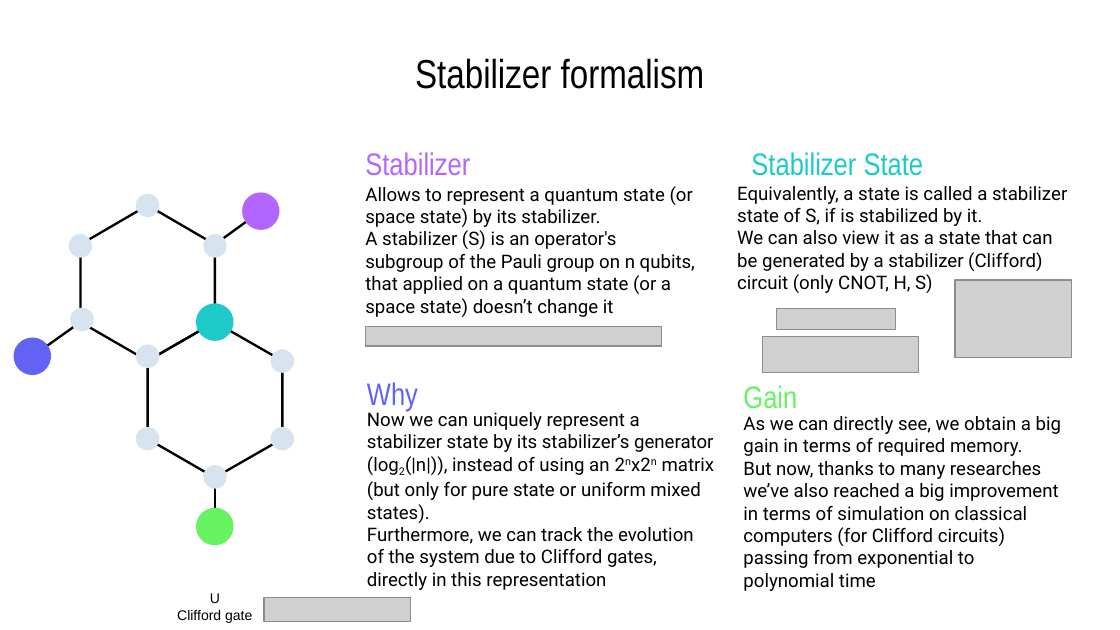
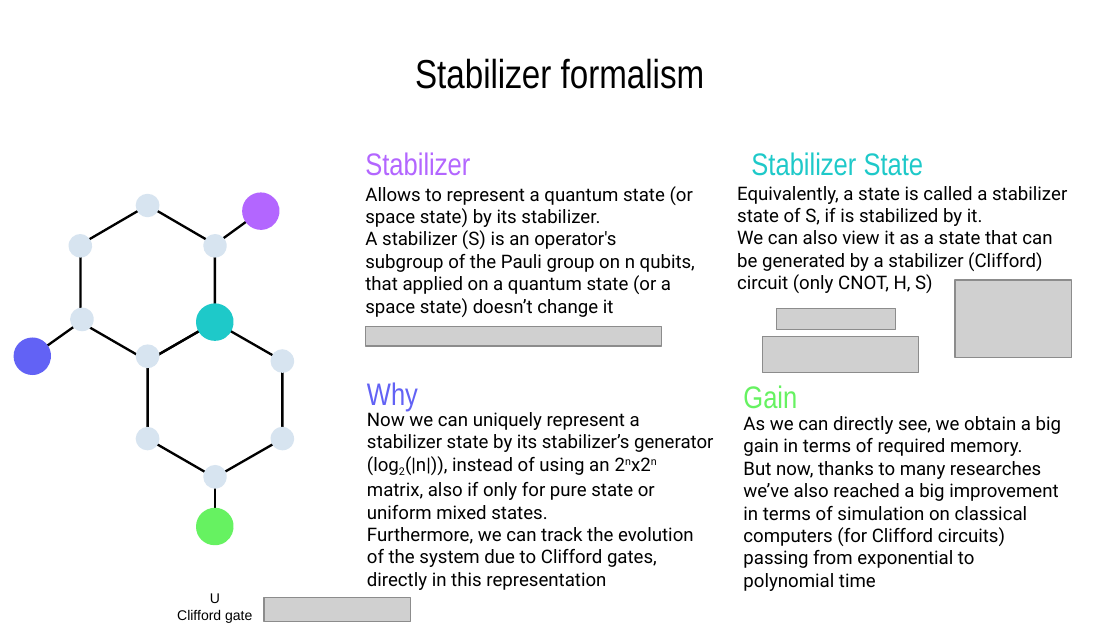
Before and after one commit to Moriarty2002/quantum-information, a slide deck: slide 7 of docs/elaborato.pptx. Drawn at 1120x630 pixels with LibreOffice and Linux fonts; fonts in the diff are those of the drawing; grey boxes stand for pictures. Boxes give left, top, right and bottom in pixels: in the first picture for what was removed or moved away, otherwise in the second. Text is boxed around its words. In the diff, an @@ line names an element or a change of style, - is before the commit and + after.

```diff
--- a/docs/elaborato.pptx
+++ b/docs/elaborato.pptx
@@ text at (367,409,713,520): text changed @@
-Now we can uniquely represent a stabilizer state by its stabilizer’s generator (log2(|n|)), instead of using an 2nx2n matrix (but only for pure state or uniform mixed states).
+Now we can uniquely represent a stabilizer state by its stabilizer’s generator (log2(|n|)), instead of using an 2nx2n matrix, also if only for pure state or uniform mixed states.
```
Also in this commit, not shown: 6 other slides changed, 35 slides removed, 1 other file.
